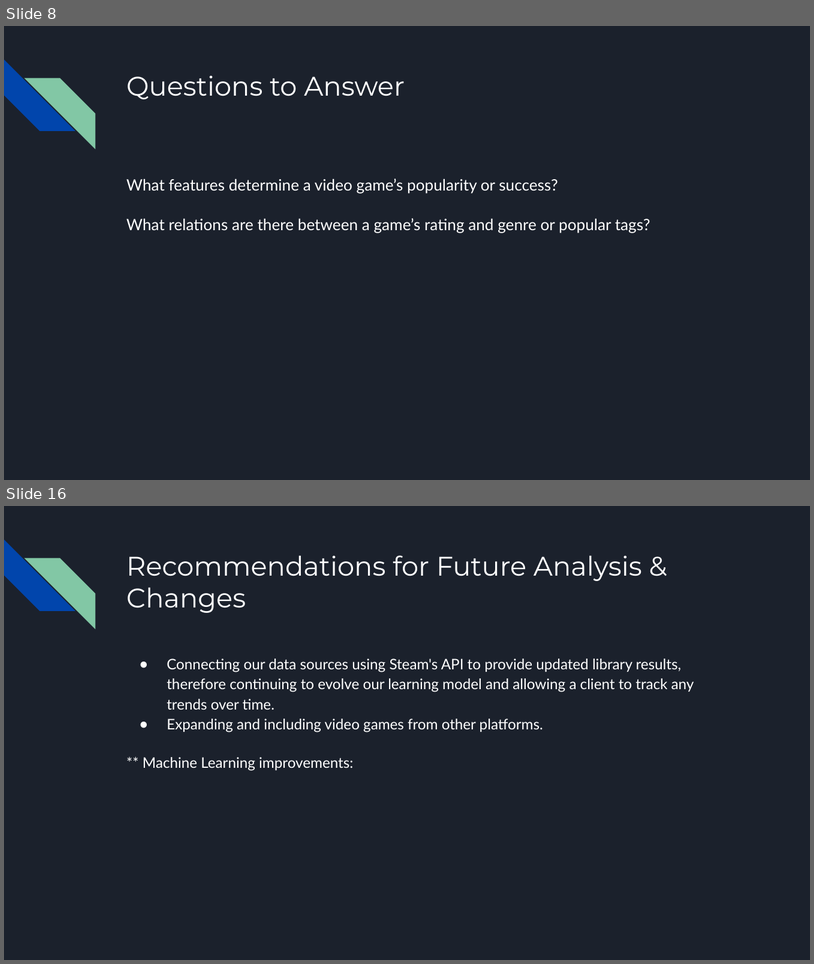
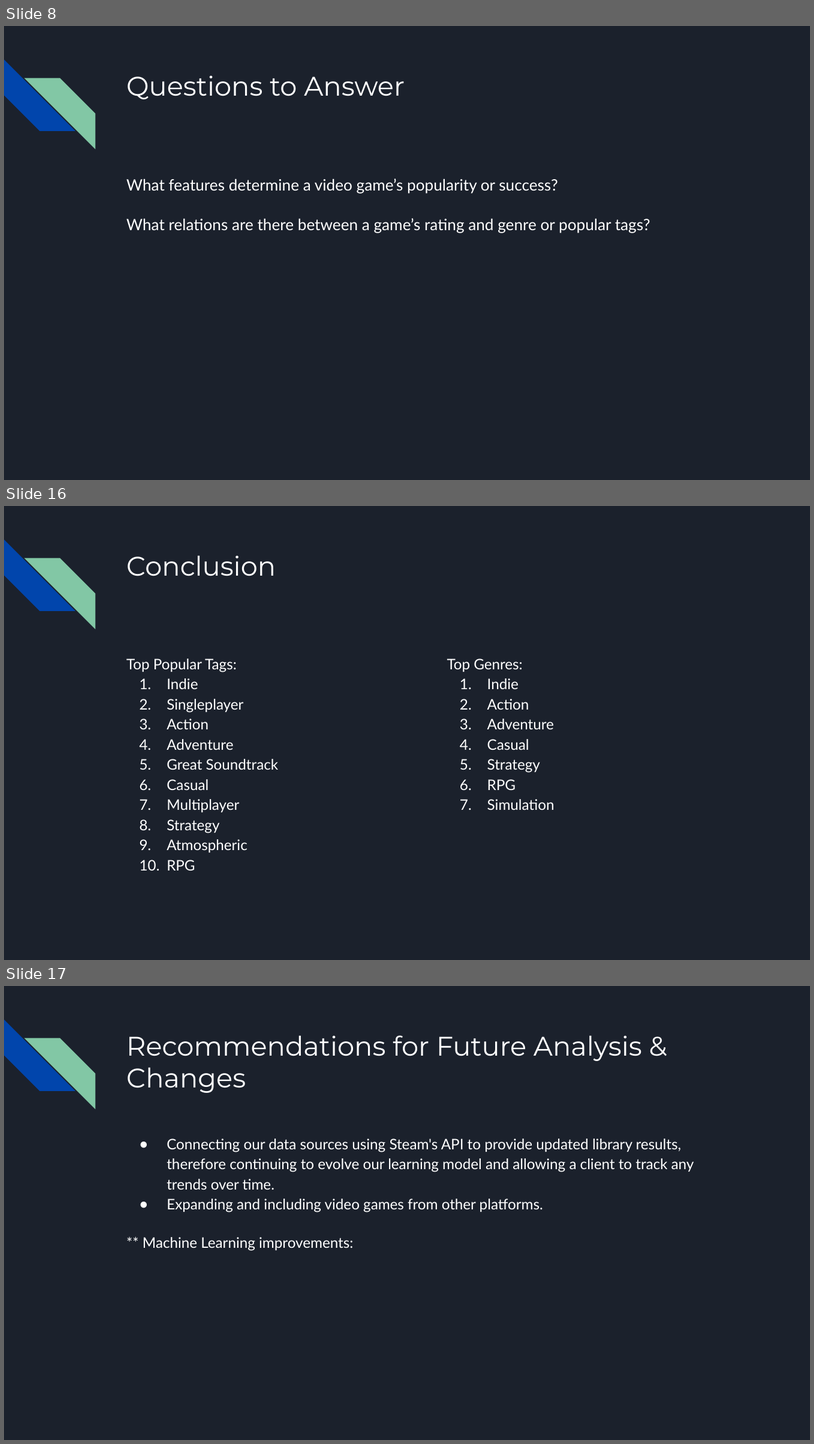
Before and after one commit to zubair97431/UpAndComingVideoGames, a slide deck: presentation/Up and Coming Video Games - Full Presentation.pptx. Shown one above the other, each under a label of ours: slides 8 and 16 before the commit, slides 8, 16 and 17 after it; the slides between them are not shown. The pictures are 814x964 and 814x1444 pixels, drawn with LibreOffice and Linux fonts; fonts in the diff are those of the drawing. Boxes give left, top, right and bottom in pixels: in the first picture for what was removed or moved away, otherwise in the second. Text is boxed around its words. In the diff, an @@ line names an element or a change of style, - is before the commit and + after.

```diff
--- a/presentation/Up and Coming Video Games - Full Presentation.pptx
+++ b/presentation/Up and Coming Video Games - Full Presentation.pptx
@@ slide 16 added at bbox=[4, 506, 810, 960], background #1B212C; not listed: 2 template elements that a slide beside it also shows @@
@@ title added at bbox=[126, 555, 276, 576], 24 pt, text #FFFFFF @@
+Conclusion
@@ text added at bbox=[126, 658, 279, 870], 13 pt, text #FFFFFF @@
+Top Popular Tags:
+1. Indie
+2. Singleplayer
+3. Action
+4. Adventure
+5. Great Soundtrack
+6. Casual
+7. Multiplayer
+8. Strategy
+9. Atmospheric
+10. RPG
@@ text added at bbox=[447, 658, 555, 810], 13 pt, text #FFFFFF @@
+Top Genres:
+1. Indie
+2. Action
+3. Adventure
+4. Casual
+5. Strategy
+6. RPG
+7. Simulation
@@ what was slide 16 is now slide 17 @@
```
Also in this commit, not shown: 10 slides changed, 9 other files.
